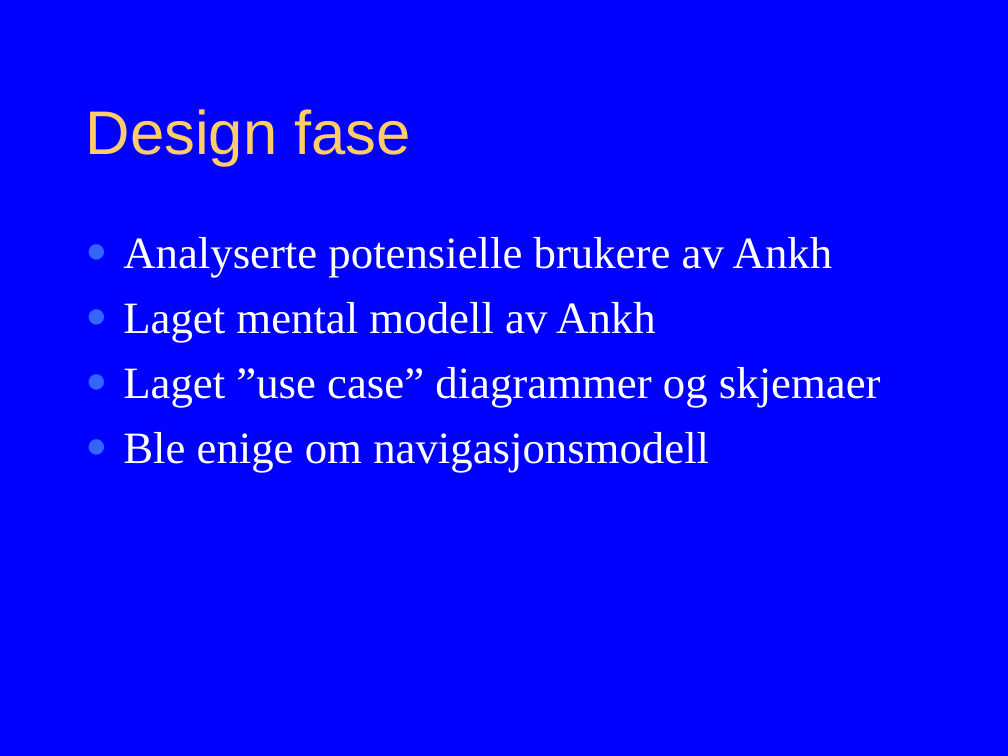
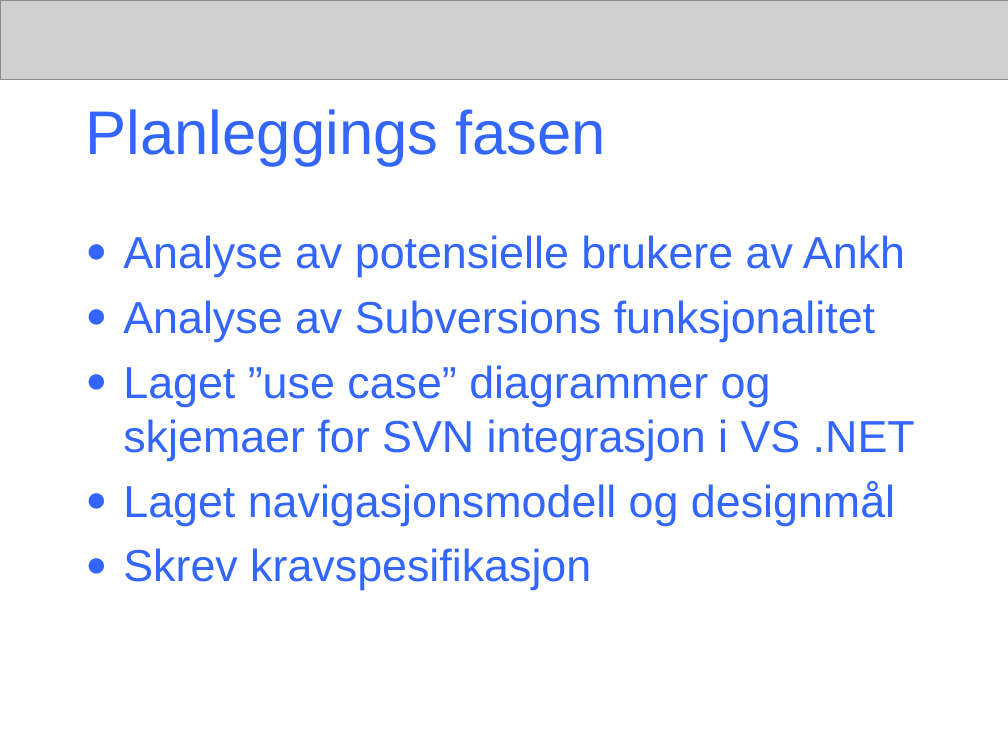
Before and after one commit to windygu/AnkhSVN, a slide deck: slide 16 of doc/powerpoint/Subversion_addin_for_VS.NET.ppt (slide 17 before the commit). Drawn at 1008x756 pixels with LibreOffice and Linux fonts; fonts in the diff are those of the drawing; grey boxes stand for pictures. Boxes give left, top, right and bottom in pixels: in the first picture for what was removed or moved away, otherwise in the second. Text is boxed around its words. In the diff, an @@ line names an element or a change of style, - is before the commit and + after.

Commit message:
The presentation contain:
* Title of final project, name of authors
* Background
- Revision control: wc, revision, repository to be explained
- Subversion
- CollabNet
- VS.NET
- Aim of the final project

*Content
- Functionality of NSvn
- Navigation model of Ankh
- What can Ankh do?
- Example of how Ankh works: Manual demo performed at school PC
- Ankh Help: Manual demo performed at school PC
- Improvements of GUI
- Testing of Ankh
- Challenges and development environment
- Conclusion

White background, "ankh header" without letters or symbol

```diff
--- a/doc/powerpoint/Subversion_addin_for_VS.NET.ppt
+++ b/doc/powerpoint/Subversion_addin_for_VS.NET.ppt
@@ background #0000FF to #FFFFFF @@
@@ picture added at [0, 0, 1008, 80] @@
@@ title at [86, 109, 606, 166]: text changed; text colour #FFCC66 to #3366FF @@
-Design fase
+Planleggings fasen
@@ text at [123, 235, 915, 590]: text changed; font Times New Roman to Arial; text colour #FFFFFF to #3366FF @@
-● Analyserte potensielle brukere av Ankh
-● Laget mental modell av Ankh
-● Laget ”use case” diagrammer og skjemaer
-● Ble enige om navigasjonsmodell
+● Analyse av potensielle brukere av Ankh
+● Analyse av Subversions funksjonalitet
+● Laget ”use case” diagrammer og skjemaer for SVN integrasjon i VS .NET
+● Laget navigasjonsmodell og designmål
+● Skrev kravspesifikasjon
```
Also in this commit, not shown: 12 other slides changed, 9 slides added, 7 slides removed.
